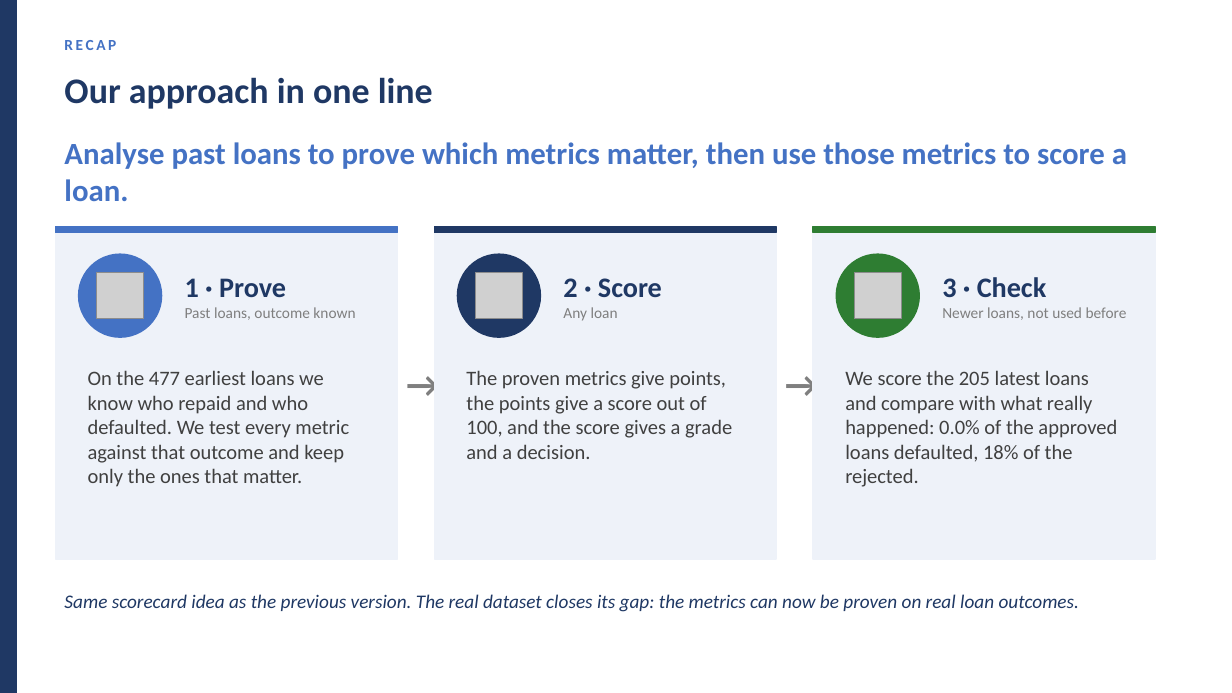
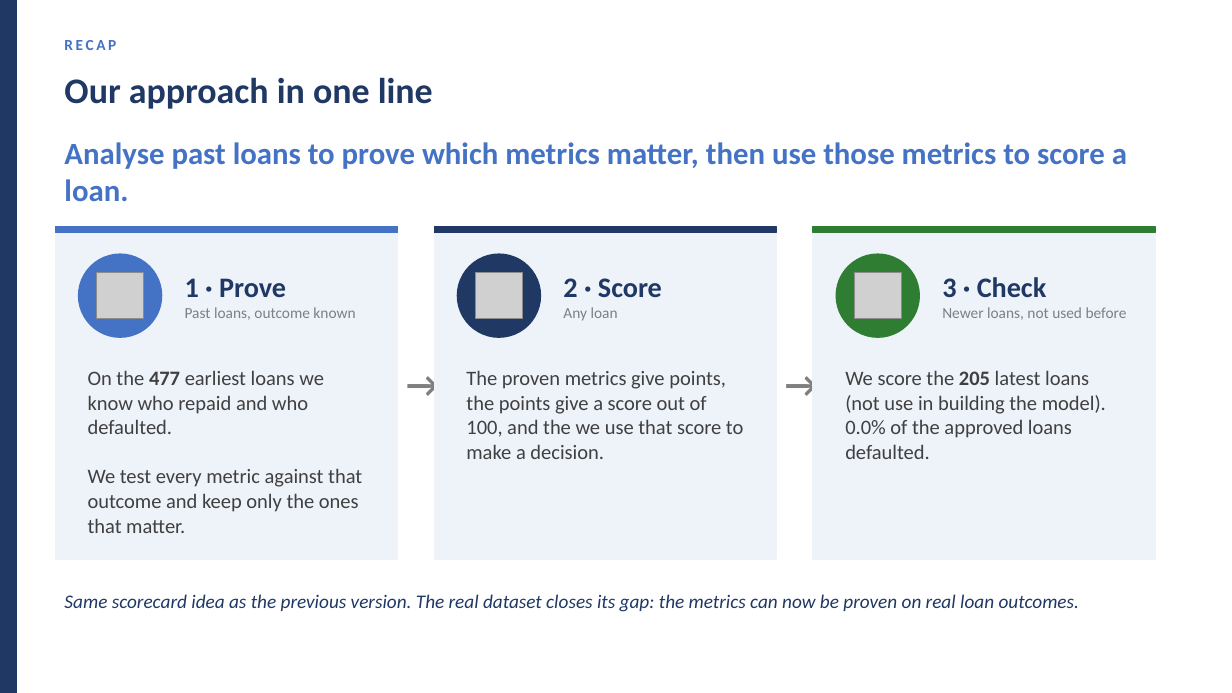
Before and after one commit to huotrithy/da-assignment-risk-scoring, a slide deck: slide 4 of docs/Final_Presentation.pptx. Drawn at 1232x693 pixels with LibreOffice and Linux fonts; fonts in the diff are those of the drawing; grey boxes stand for pictures. Boxes give left, top, right and bottom in pixels: in the first picture for what was removed or moved away, otherwise in the second. Text is boxed around its words. In the diff, an @@ line names an element or a change of style, - is before the commit and + after.

```diff
--- a/docs/Final_Presentation.pptx
+++ b/docs/Final_Presentation.pptx
@@ text at <box>88,370,362,533</box>: text changed @@
-On the 477 earliest loans we know who repaid and who defaulted. We test every metric against that outcome and keep only the ones that matter.
+On the 477 earliest loans we know who repaid and who defaulted.
+We test every metric against that outcome and keep only the ones that matter.
@@ text at <box>466,370,743,459</box>: text changed @@
-The proven metrics give points, the points give a score out of 100, and the score gives a grade and a decision.
+The proven metrics give points, the points give a score out of 100, and the we use that score to make a decision.
@@ text at <box>845,370,1106,459</box>: text changed @@
-We score the 205 latest loans and compare with what really happened: 0.0% of the approved loans defaulted, 18% of the rejected.
+We score the 205 latest loans (not use in building the model). 0.0% of the approved loans defaulted.
```
Also in this commit, not shown: 23 other slides changed, 4 slides added, 3 slides removed, 3 other files.
